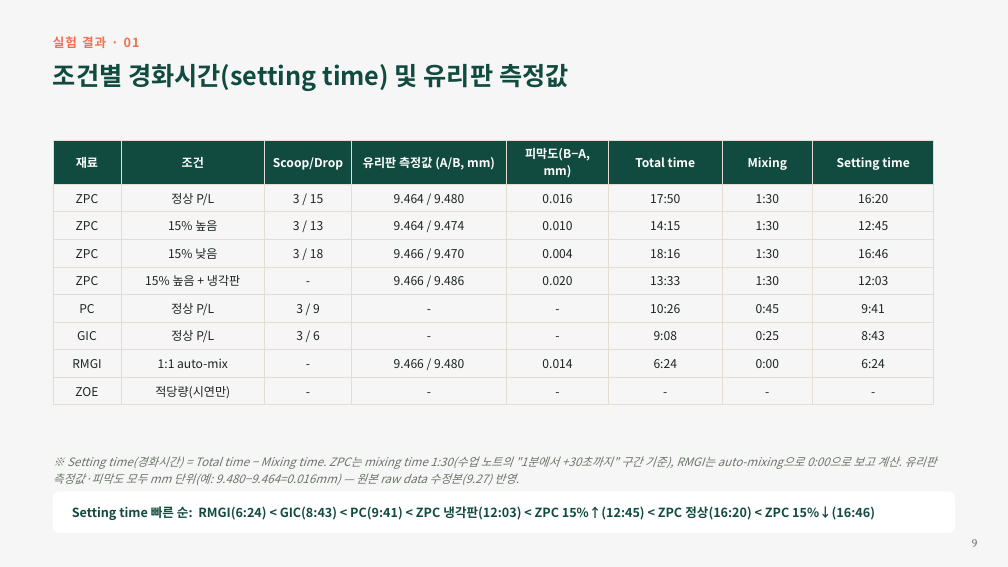
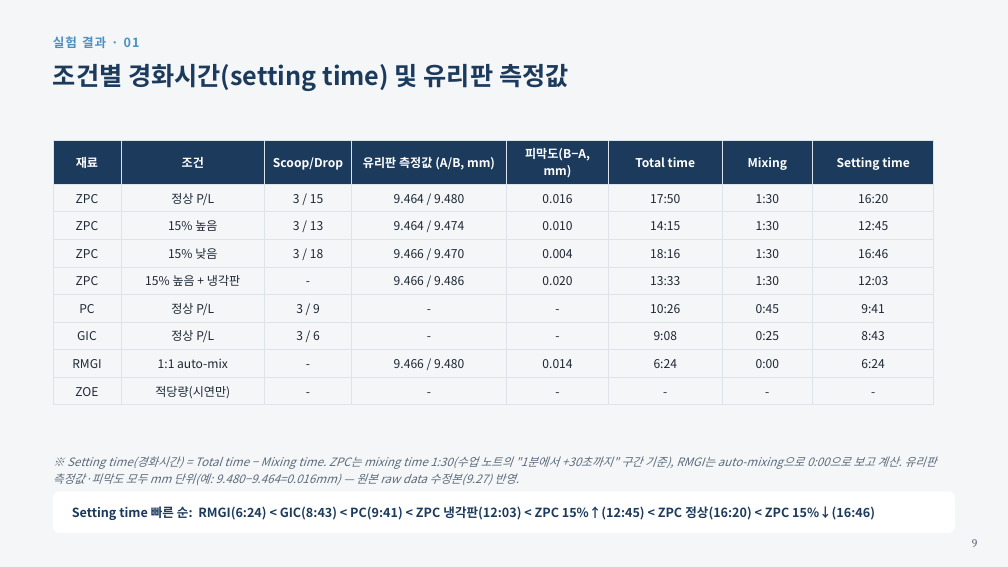
Before and after one commit to yojokem/-, a slide deck: slide 9 of 수복치과재료학실험/수복치과재료학실험_DentalCements_20260922.pptx. Drawn at 1008x567 pixels with LibreOffice and Linux fonts; fonts in the diff are those of the drawing. Boxes give left, top, right and bottom in pixels: in the first picture for what was removed or moved away, otherwise in the second. Text is boxed around its words. In the diff, an @@ line names an element or a change of style, - is before the commit and + after.

```diff
--- a/수복치과재료학실험/수복치과재료학실험_DentalCements_20260922.pptx
+++ b/수복치과재료학실험/수복치과재료학실험_DentalCements_20260922.pptx
@@ background #F5F6F5 to #F5F6F8 @@
@@ text "실험 결과 · 01" at bbox=[53, 36, 140, 48]: text colour #F2704A to #4A90C2 @@
@@ text "조건별 경화시간(setting time) 및 유리판 ..." at bbox=[53, 64, 569, 91]: text colour #114B3F to #1B3A5C @@
@@ table at bbox=[53, 140, 934, 431] @@
@@ fill #114B3F to #1B3A5C in row 1 @@
@@ text colour #1C2321 to #1C2733 in "ZPC", "정상 P/L", "3 / 15", "9.464 / 9.480" and 60 more places @@
@@ borders changed @@
@@ text "※ Setting time(경화시간) = Total ..." at bbox=[53, 456, 937, 485]: text colour #6B7568 to #5B6B7A @@
@@ text "Setting time 빠른 순: RMGI(6:24) ..." at bbox=[72, 506, 875, 520]: text colour #114B3F to #1B3A5C @@
```
Also in this commit, not shown: 13 other slides changed, 1 other file.
